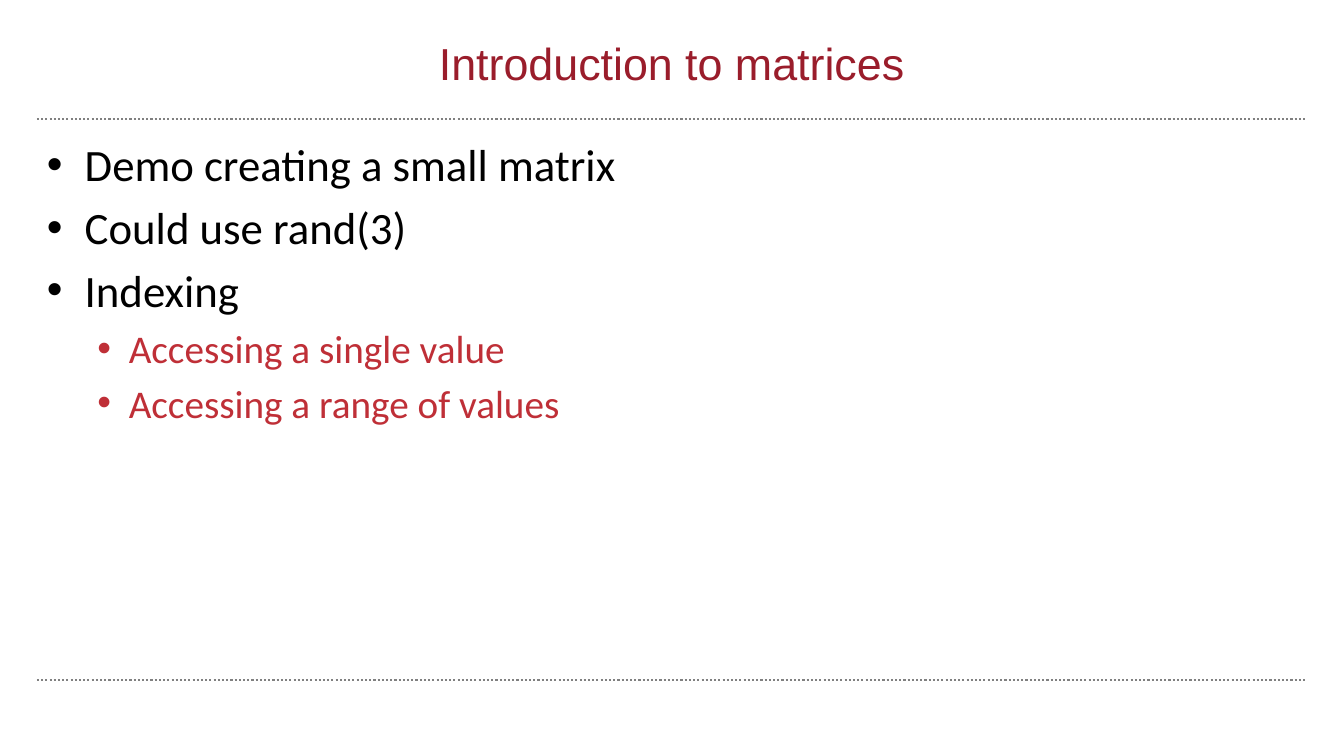
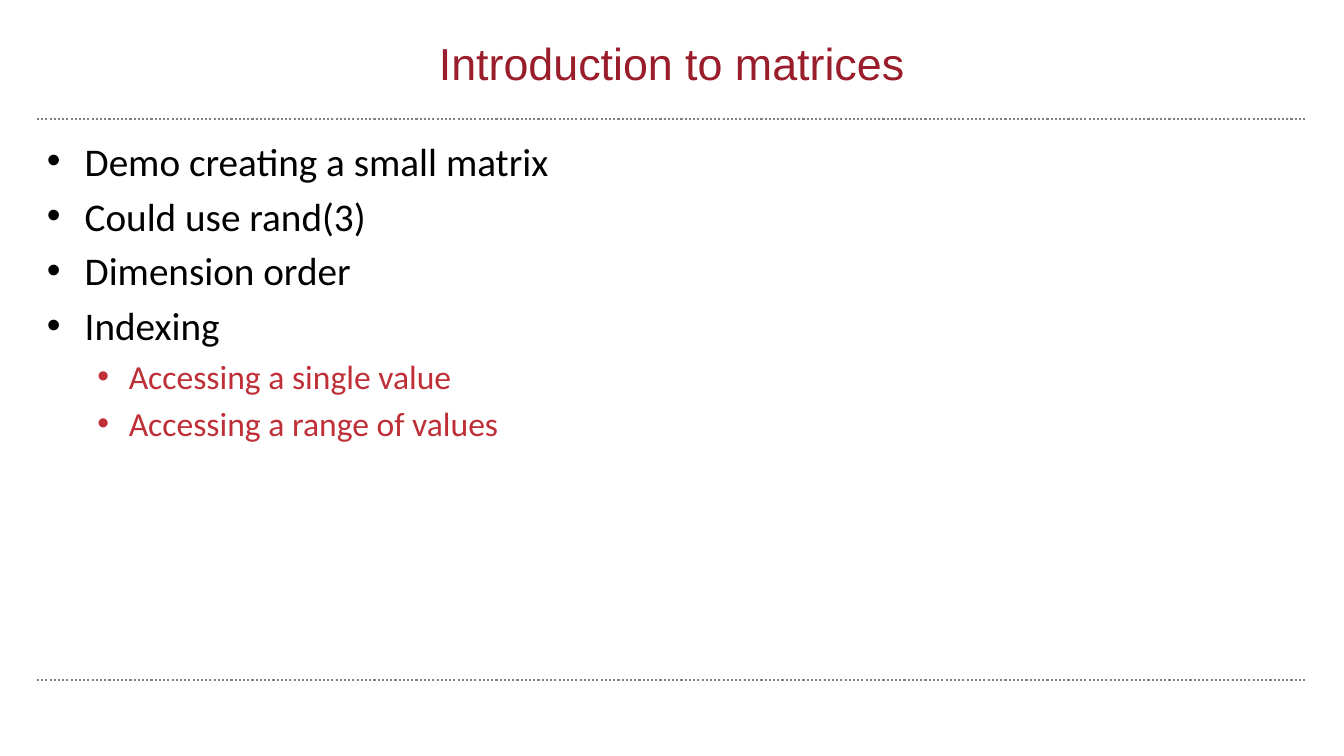
Before and after one commit to wbif-bristol/MATLAB-course, a slide deck: slide 12 of Session 2 - Matrices and image processing/MATLAB Session 2.pptx (slide 7 before the commit). Drawn at 1344x756 pixels with LibreOffice and Linux fonts; fonts in the diff are those of the drawing; background and template pictures are left out. Boxes give left, top, right and bottom in pixels: in the first picture for what was removed or moved away, otherwise in the second. Text is boxed around its words. In the diff, an @@ line names an element or a change of style, - is before the commit and + after.

```diff
--- a/Session 2 - Matrices and image processing/MATLAB Session 2.pptx
+++ b/Session 2 - Matrices and image processing/MATLAB Session 2.pptx
@@ text at bbox=[85, 148, 548, 442]: size 32 to 28 pt in "Demo creating a small matrix", "Could use rand(3)", "Indexing"; size 28 to 24 pt in "Accessing a single value", "Accessing a range of values" @@
@@ text at bbox=[85, 257, 350, 286]: paragraph added @@
+• Dimension order
```
Also in this commit, not shown: 13 other slides changed, 5 slides added, 3 other files.
